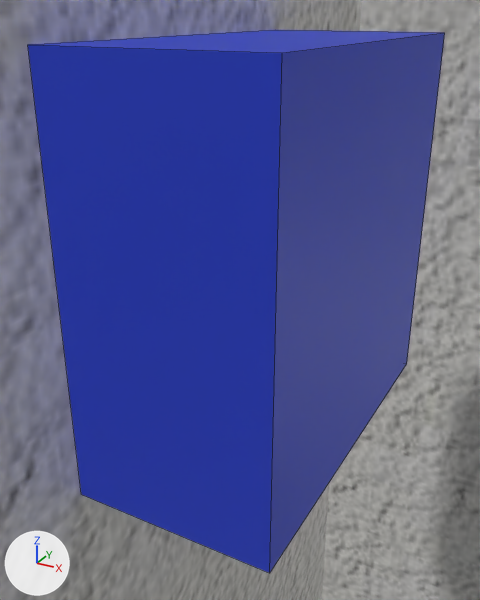
An edit to the Blender file models/infirmary.blend, drawn before and after from the same camera.
Before and after are seen from a 50 mm lens placed at (5.688, 0.964, 1.362), pointed at (5.55, 1.216, 1.236). Arrows for +X, +Y and +Z are at lower left; the lights stay in place. Mesh edges are drawn as thin lines.

Script lines for the objects in view, before the commit:
```python
me_cube = bpy.data.meshes.new('Cube')
me_cube.from_pydata(...)  # a box spanning x -1.0..1.0, y -1.0..1.0, z -1.0..1.0
me_cube.materials.append(mat_light_switch_face)  # blue #314ce7
me_cube_008 = bpy.data.meshes.new('Cube.008')
me_cube_008.from_pydata(...)  # 643 vertices, 448 faces; spans x -16.0..38.0, y -9.0..24.6, z -11.0..5.0
# faces by material slot: [63, 159, 31, 38, 157]
me_cube_008.materials.append(mat_floor)  # picture img_a6893b1ae9af166f5dcb9244eccdc455_jpg
me_cube_008.materials.append(mat_wall)  # picture img_seamless_plaster_wall_texture_seamless_texture_white_cement_pla
me_cube_008.materials.append(mat_ceiling_tiles)  # picture img_ceiling__tiles_jpg
me_cube_008.materials.append(mat_wall_brick)  # picture img_seamless_white_brick_texture_jpg
me_cube_008.materials.append(mat_floor_concrete_01)  # picture img_concrete_02_jpg
ob_stairs03_col = bpy.data.objects.new('stairs03-col', me_cube_008)
ob_stairs03_col.location = (0.0, 0.0, 5.0)
ob_system_light01_mswitch_switch01 = bpy.data.objects.new('System_Light01_MSwitch_Switch01', me_cube)
ob_system_light01_mswitch_switch01.location = (5.55, 1.25, 1.25)
ob_system_light01_mswitch_switch01.scale = (0.05, 0.1, 0.1)
```
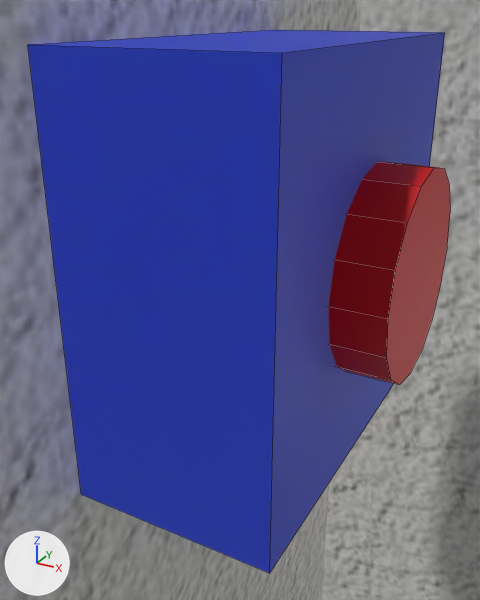
Changed parts and their boxes (x1, y1, x2, y2) in the pictures (480 x 600 px):
'System_Light01_MSwitch_Switch01_Button', added
    after: (329, 162, 450, 385)

What the commit changed:
Material 'ButtonColor' (mat_buttoncolor) is new.
Its base color is (0.8, 0.00185, 0.00366) (red #e7060c).
Mesh me_cylinder_001 is new.
It is a 16-sided cylinder along z spanning x -0.05..0.05, y -0.05..0.05, z -0.025..0.025.
It uses material mat_buttoncolor (red #e7060c).
Object 'System_Light01_MSwitch_Switch01_Button' (ob_system_light01_mswitch_switch01_button) is new; it shows me_cylinder_001.
Its location is (5.6, 1.25, 1.25).
Its rotation in degrees is (0, 90, 0).
